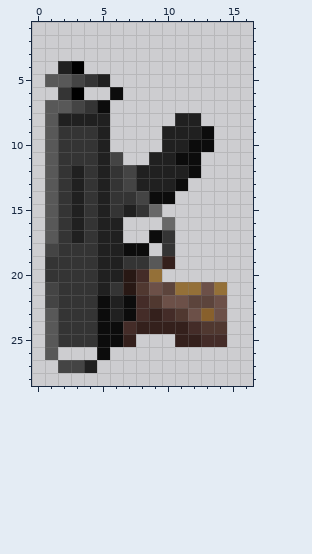
Pixel-art sprite -- Resources/Weapons_Compilation/ClassicWeapons/bigob_Skorpion.png. The picture above is the old version.
The file is 32x48 pixels. Shown: x 0..16, y 1..28.
New version:
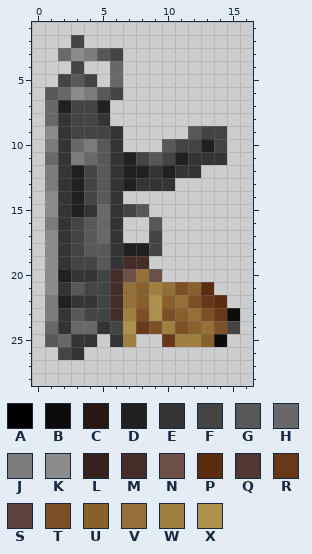
Palette (. is transparent): A #000000  B #0c0c0c  C #281814  D #202020  E #343434  F #444444  G #585858  H #686868  J #7c7c7c  K #8c8c8c  L #34201c  M #442c28  N #6c5048  P #5c2c10  Q #503830  R #683818  S #5c443c  T #7c5024  U #88602c  V #947038  W #a08040  X #ac904c
Changes in this commit:
@@ x 0..16 @@
  1 .................
- 2 .................
- 3 .................
- 4 ..DA.............
- 5 .GGFED...........
- 6 ..EA..B..........
- 7 .GGFEB...........
- 8 .GDDDD.....DD....
- 9 .GEEED....DDDB...
-10 .GEEED....DDBB...
-11 .GEEEDF..DDBB....
-12 .GEDEDEFDDDDB....
-13 .GEDEDEFDDDB.....
-14 .GEDEDEEFBB......
-15 .GEDEDEDEH.......
-16 .GEDEDD...H......
-17 .GEDEDD..BE......
-18 .FEEEDDBB.E......
-19 .EEEEDDEEGL......
-20 .EEEEDDCMV.......
-21 .FEEEDECQNSVVNV..
-22 .FEEEBDBMQNNSSN..
-23 .GEEEBDBMLMQNUN..
-24 .GEEEBBMLLLLMQQ..
-25 .GEEEBBL...LLMM..
-26 .G...B...........
-27 ..FFD............
+ 2 ...F.............
+ 3 ..HKJGF..........
+ 4 ...F..H..........
+ 5 ..FGF.H..........
+ 6 .GHKJGF..........
+ 7 .HDFFD...........
+ 8 .HEFFE...........
+ 9 .KEFFFE.....GFF..
+10 .JEHJGE...GFFDF..
+11 .HEJHGEDFGFDEEE..
+12 .JEDFGEDDEDEE....
+13 .JEDFGEDEEE......
+14 .KEDFGE..........
+15 .KEDEHEFG........
+16 .JEFGHE..G.......
+17 .KEFGHE..F.......
+18 .KEFGGEDDF.......
+19 .KEFFGEMM........
+20 .KDEEFMNVN.......
+21 .KEGFFMVUWVTUP...
+22 .JDEEFMVUXUVTRP..
+23 .JEGFFMWTXTUVTRB.
+24 .HEHHEFXRTWTUVTF.
+25 .GHEE.EW..RWWUB..
+26 ..FE.............
+27 .................
 28 .................
Boxes around the changes in both pictures, in picture pixels (x1, y1, x2, y2):
changed: (45, 35, 240, 373)
